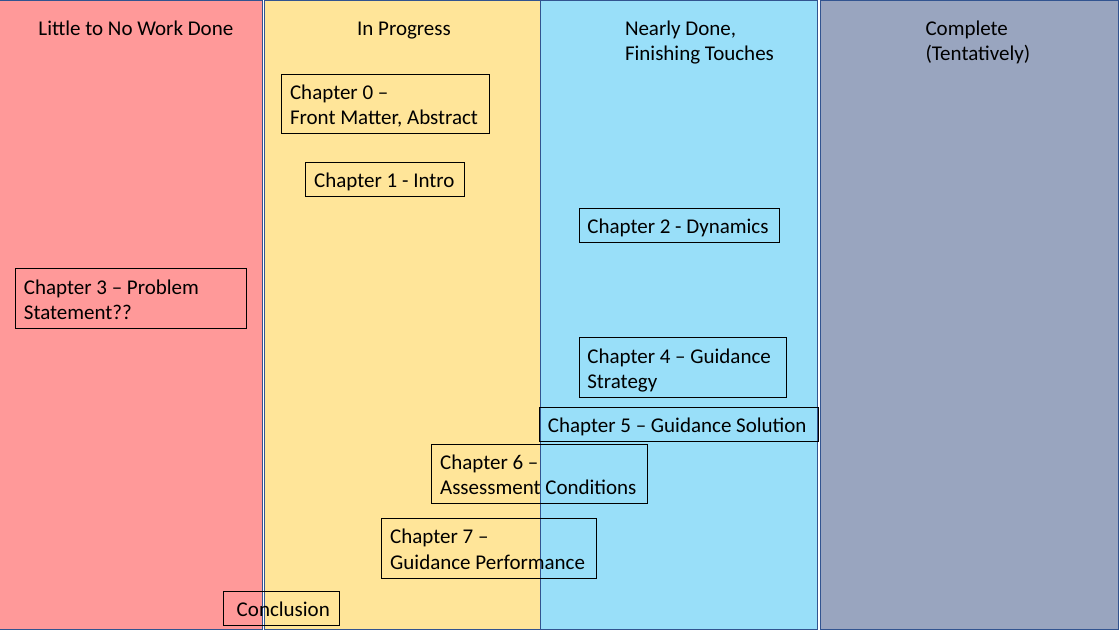
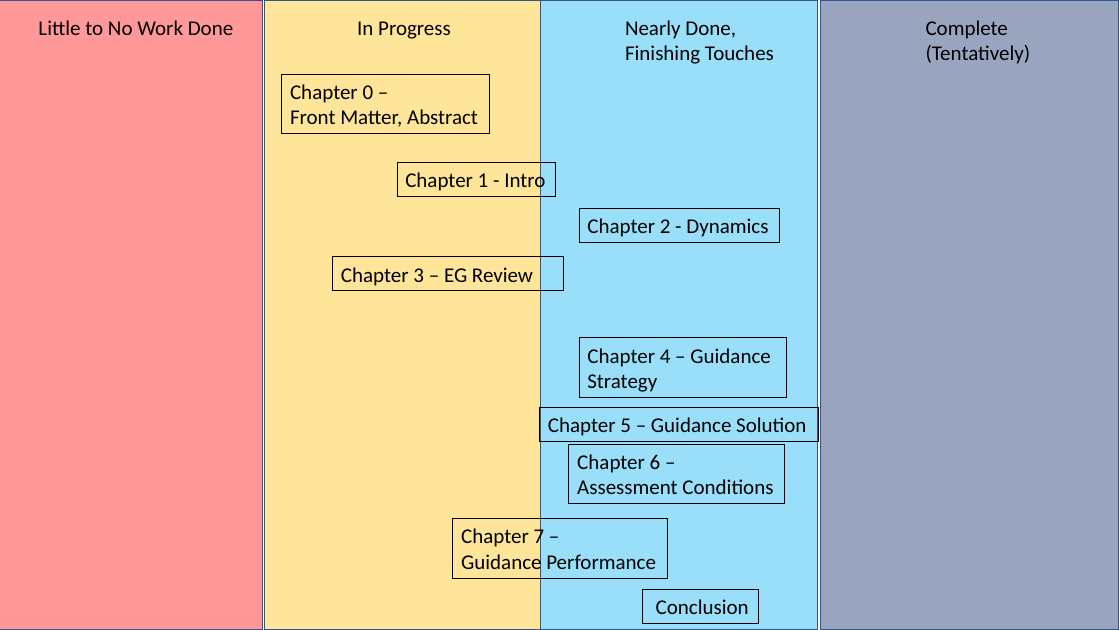
Before and after one commit to CDNoyes/EDL-Py, a slide deck: slide 1 of Documents/Dissertation/Figures.pptx. Drawn at 1120x630 pixels with LibreOffice and Linux fonts; fonts in the diff are those of the drawing. Boxes give left, top, right and bottom in pixels: in the first picture for what was removed or moved away, otherwise in the second. Text is boxed around its words. In the diff, an @@ line names an element or a change of style, - is before the commit and + after.

```diff
--- a/Documents/Dissertation/Figures.pptx
+++ b/Documents/Dissertation/Figures.pptx
@@ rectangle "Chapter 1 - Intro": place and size @@
-rectangle "Chapter 1 - Intro" at box(306, 163, 465, 197)
+rectangle "Chapter 1 - Intro" at box(397, 163, 556, 197)
@@ rectangle "Chapter 3 – EG Review": place and size @@
-rectangle "Chapter 3 – EG Review" at box(16, 269, 246, 329)
+rectangle "Chapter 3 – EG Review" at box(333, 257, 563, 291)
@@ text in rectangle at box(341, 267, 533, 286): text changed @@
-Chapter 3 – Problem Statement??
+Chapter 3 – EG Review
@@ rectangle "Chapter 6 –": place and size @@
-rectangle "Chapter 6 –" at box(432, 444, 648, 504)
+rectangle "Chapter 6 –" at box(569, 444, 785, 504)
@@ rectangle "Chapter 7 –": place and size @@
-rectangle "Chapter 7 –" at box(382, 519, 597, 579)
+rectangle "Chapter 7 –" at box(453, 519, 667, 579)
@@ rectangle "Conclusion": place and size @@
-rectangle "Conclusion" at box(223, 592, 339, 626)
+rectangle "Conclusion" at box(643, 590, 759, 623)
```
Also in this commit, not shown: 5 slides added, 1 slide removed, 18 other files.
